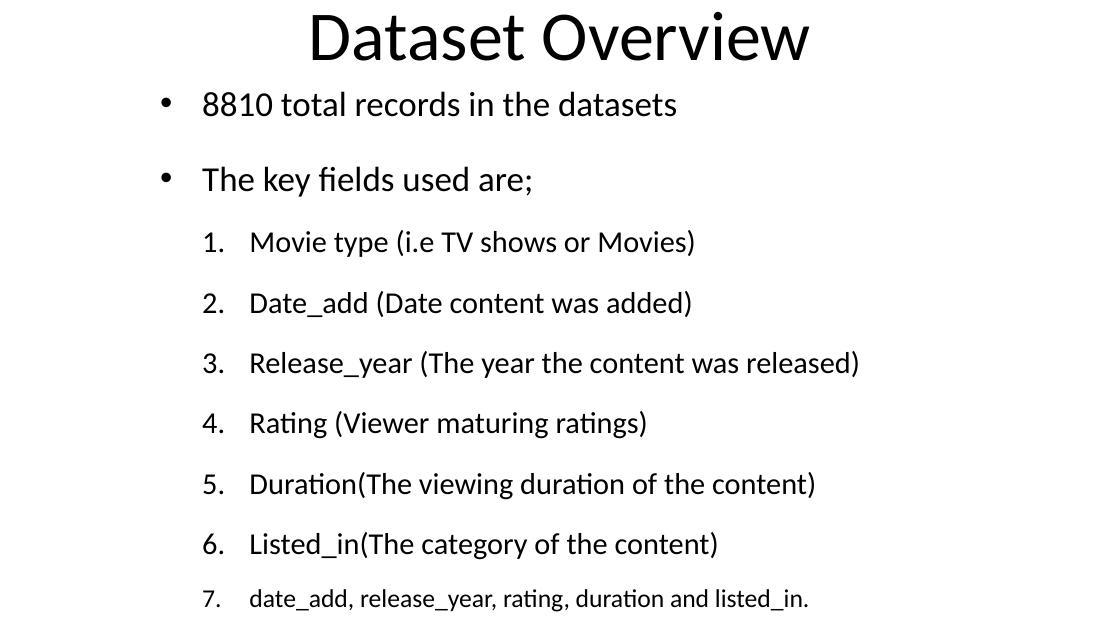
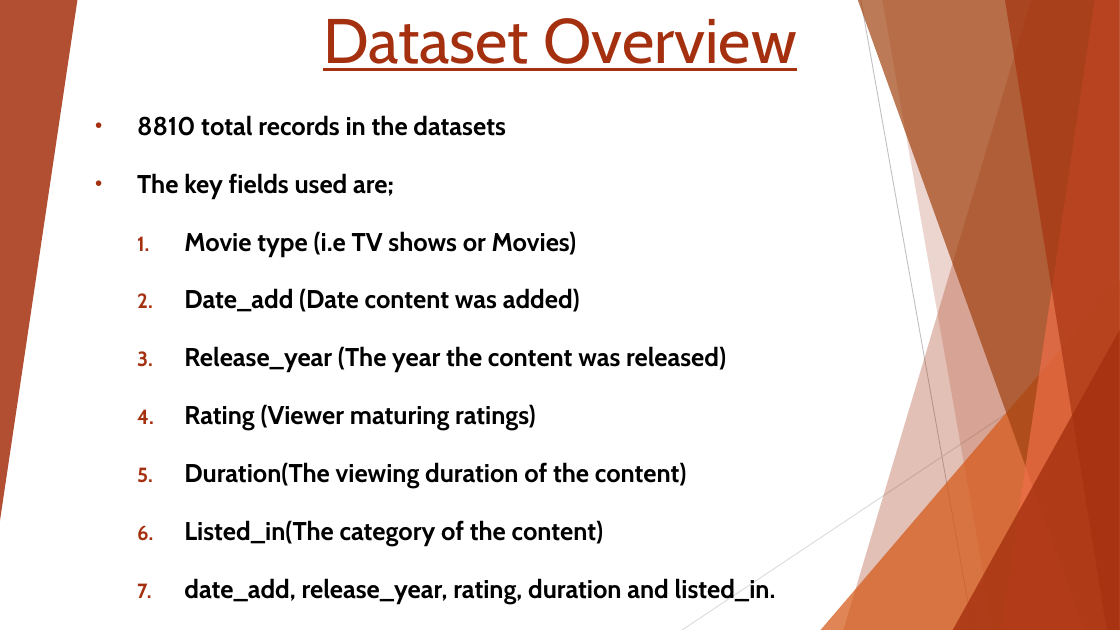
Before and after one commit to fanthony16/DataAnalysisNetFlix, a slide deck: slide 2 of NetFlix_TAIWO_OLUWAFEMI.pptx. Drawn at 1120x630 pixels with LibreOffice and Linux fonts; fonts in the diff are those of the drawing. Boxes give left, top, right and bottom in pixels: in the first picture for what was removed or moved away, otherwise in the second. Text is boxed around its words. In the diff, an @@ line names an element or a change of style, - is before the commit and + after.

```diff
--- a/NetFlix_TAIWO_OLUWAFEMI.pptx
+++ b/NetFlix_TAIWO_OLUWAFEMI.pptx
@@ group added at <box>0,0,1120,630</box>: 5 freeform shapes, 3 triangles, 2 lines @@
@@ title "Dataset Overview" at <box>323,18,797,71</box>: size 60 to 54 pt, font Calibri to Cabin, text colour #000000 to #A5300F, underline on; line spacing 0.9 to 1 @@
@@ subtitle "8810 total records in the ...": place and size @@
-subtitle "8810 total records in the ..." at <box>202,91,860,612</box>
+subtitle "8810 total records in the ..." at <box>137,115,776,603</box>
@@ subtitle "8810 total records in the ..." at <box>137,115,776,603</box>: size 30 to 22 pt in "8810 total records in the datasets", "The key fields used are;"; font Calibri to Cabin, bold on; size 26 to 22 pt in "Movie type (i.e TV shows or Movies)", "Date_add (Date content was added)", "Release_year (The year the content was released)", "Rating (Viewer maturing ratings)" and 2 more places; more space between paragraphs @@
```
Also in this commit, not shown: 12 other slides changed.
